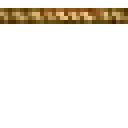
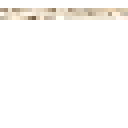
Two versions of the same layered image (128x128). Layer-by-layer changes:
added layer "Слой 3" above "Слой 2" over box(0, 8, 128, 20)
hid "Слой 1 копия" over box(0, 8, 128, 24)
